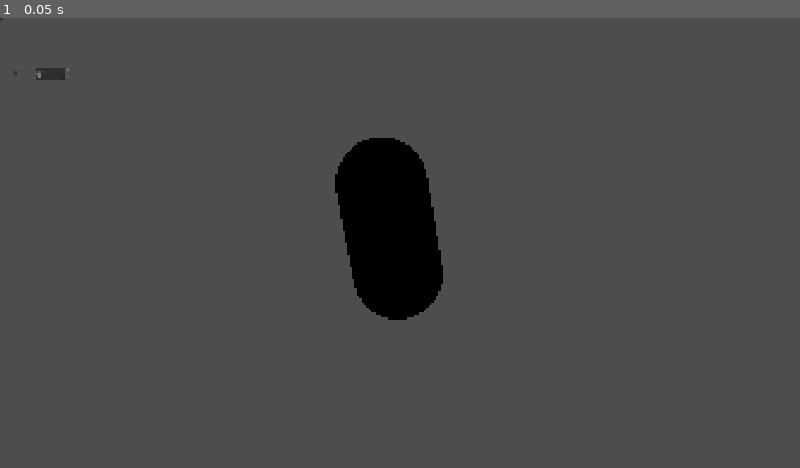
Above: before the commit, frame 1.
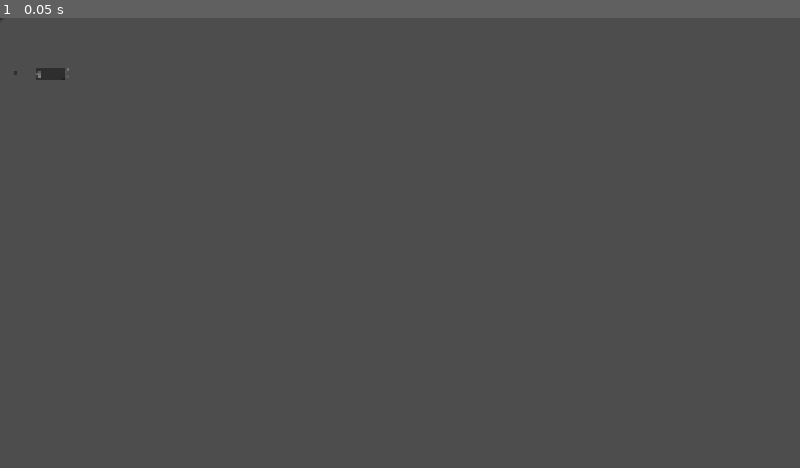
Above: after the commit, the same moment.

Repository: LeChenam/Mask
Game: Godot game, scene res://world.tscn
Same seed, same stepped clock (60 frames per second), same inputs: the game is played once before the commit and once after it. This scene is started directly instead of the project's main scene.
Inputs:
- Up to frame 1 (0.05 s): no input

The runs differ from the first frame. In frame 1, 4.2% of the frame differs, in the area x 41-56%, y 26-68%.

Commit message:
ajout d elogic v1 pour le jeu a implementer plus tard

Diff:
--- /dev/null
+++ b/mask/card.gd
@@ -0,0 +1,32 @@
+extends Area3D
+
+# Synchronisé via le MultiplayerSynchronizer
+@export var card_id : int = 0 :
+	set(value):
+		card_id = value
+		update_visuals()
+
+func _ready():
+	# Force la mise à jour visuelle à l'apparition
+	update_visuals()
+
+func update_visuals():
+	# LOGIQUE TEMPORAIRE GAME JAM (Pour tester sans textures)
+	# Si c'est MA carte (j'ai l'autorité) -> Je la vois en VERT
+	# Si c'est celle d'un autre -> Je la vois en ROUGE (Dos)
+	# Si c'est une carte commune (Autorité Serveur) -> Tout le monde la voit (BLEU)
+
+	var mesh = $MeshInstance3D # Assure-toi d'avoir un Mesh
+	if not mesh: return
+
+	var mat = StandardMaterial3D.new()
+
+	if is_multiplayer_authority():
+		mat.albedo_color = Color.GREEN
+		# Plus tard : mat.albedo_texture = load("res://cards/" + str(card_id) + ".png")
+	elif name.begins_with("Board"): # Carte au milieu
+		mat.albedo_color = Color.BLUE
+	else:
+		mat.albedo_color = Color.RED # Dos de carte
+
+	mesh.material_override = mat
--- a/mask/card.tscn
+++ b/mask/card.tscn
@@ -1,8 +1,11 @@
 [gd_scene format=3 uid="uid://c2dgxas7qt00"]
+
+[ext_resource type="Script" uid="uid://ca7gt1trelfgf" path="res://card.gd" id="1_kikvd"]
 
 [sub_resource type="SceneReplicationConfig" id="SceneReplicationConfig_nxf5b"]
 
 [node name="Card" type="Area3D" unique_id=1179918831]
+script = ExtResource("1_kikvd")
 
 [node name="MeshFace" type="MeshInstance3D" parent="." unique_id=86999491]
 
--- a/mask/player.gd
+++ b/mask/player.gd
@@ -17,3 +17,38 @@
 		# Désactive la caméra des autres pour pas voir à travers leurs yeux
 		if has_node("Camera3D"):
 			$Camera3D.current = false
+
+@rpc("call_local")
+func notify_turn(is_my_turn: bool):
+	if not is_multiplayer_authority(): return
+
+	if is_my_turn:
+		print("C'EST A MOI DE JOUER !")
+		# Affiche tes boutons UI ici (Miser, Coucher)
+		# $CanvasLayer/ButtonContainer.show()
+	else:
+		print("J'attends mon tour...")
+		# $CanvasLayer/ButtonContainer.hide()
+
+# Fonctions à connecter à tes boutons d'interface
+func _on_btn_miser_pressed():
+	# On envoie l'action au serveur
+	rpc_id(1, "server_receive_bet", 100)
+
+func _on_btn_coucher_pressed():
+	rpc_id(1, "server_receive_fold")
+
+# --- Actions reçues par le Serveur (définies ici pour simplifier) ---
+
+@rpc("any_peer", "call_local")
+func server_receive_bet(amount):
+	if not multiplayer.is_server(): return
+	print("Le joueur " + name + " veut miser " + str(amount))
+	# Ici, vérifie l'argent, ajoute au pot, puis :
+	#get_parent().get_parent().next_turn() # Retour au World pour passer la main
+
+@rpc("any_peer", "call_local")
+func server_receive_fold():
+	if not multiplayer.is_server(): return
+	print("Le joueur " + name + " se couche.")
+	# Gérer le fold...
--- a/mask/scripts/world.gd
+++ b/mask/scripts/world.gd
@@ -1,7 +1,11 @@
-extends Node
+extends Node3D
 
-# Assure-toi que tu as bien un noeud appelé "PlayerContainer" dans ta scène World
-# Assure-toi que tu as bien un MultiplayerSpawner configuré sur "PlayerContainer"
+enum GamePhase { WAITING, PRE_FLOP, FLOP, TURN, RIVER, SHOWDOWN }
+var current_phase = GamePhase.WAITING
+var deck = []
+var turn_index = 0
+
+@onready var card_container = $CardContainer
 
 func _ready():
 	# C'est ICI qu'on branche les câbles
@@ -42,3 +46,67 @@
 	# Petite astuce pour pas qu'ils spawnent tous au même endroit
 	var index = $PlayerContainer.get_child_count()
 	player.position = Vector3(index * 2.0, 1.0, 0) # 1.0 en Y pour pas tomber dans le sol
+
+# Fonction pour démarrer (à lier à un bouton "Start" sur l'UI du Host ou auto quand 2 joueurs sont là)
+func start_game():
+	if not multiplayer.is_server(): return
+	print("SERVEUR: Démarrage de la partie !")
+
+	# 1. Créer le deck
+	deck.clear()
+	for i in range(52): deck.append(i)
+	deck.shuffle()
+
+	# 2. Nettoyer la table
+	for c in card_container.get_children(): c.queue_free()
+
+	# 3. Lancer la phase 1
+	current_phase = GamePhase.PRE_FLOP
+	distribuer_mains()
+
+func distribuer_mains():
+	# Donner 2 cartes à chaque joueur
+	for i in range(2):
+		for player in $PlayerContainer.get_children():
+			distribuer_carte_a(player.name.to_int())
+			await get_tree().create_timer(0.2).timeout # Petit délai pour le style
+
+	next_turn()
+
+func distribuer_carte_a(target_id):
+	if deck.is_empty(): return
+
+	var card_val = deck.pop_back()
+	var card = preload("res://card.tscn").instantiate()
+
+	# Nom unique obligatoire pour le réseau
+	card.name = "Card_" + str(card_val) + "_" + str(randi())
+	card.card_id = card_val
+
+	card_container.add_child(card) # Le Spawner la montre à tout le monde
+
+	# DONNER L'AUTORITÉ AU JOUEUR (Il voit la face, les autres le dos)
+	card.set_multiplayer_authority(target_id)
+
+	# Déplacer vers le joueur
+	var player_node = $PlayerContainer.get_node(str(target_id))
+	# Position un peu devant le joueur
+	card.global_position = player_node.global_position + Vector3(0, 1.0, 0.5)
+
+func next_turn():
+	var players = $PlayerContainer.get_children()
+	if players.size() == 0: return
+
+	# Passer au suivant
+	turn_index = (turn_index + 1) % players.size()
+	var current_player_node = players[turn_index]
+	var pid = current_player_node.name.to_int()
+	print("C'est au tour du joueur : " + str(pid))
+
+	# Dire au joueur que c'est à lui (RPC vers le Player.gd)
+	# On suppose que Player.gd a une fonction "notify_turn"
+	current_player_node.rpc("notify_turn", true)
+
+func _input(event):
+	if multiplayer.is_server() and event.is_action_pressed("ui_accept"): # Touche Espace
+		start_game()
--- a/mask/world.tscn
+++ b/mask/world.tscn
@@ -27,9 +27,13 @@
 
 [node name="CardContainer" type="Node3D" parent="." unique_id=1925936243]
 
-[node name="MultiplayerSpawner" type="MultiplayerSpawner" parent="." unique_id=852467706]
+[node name="PlayerMultiplayerSpawner" type="MultiplayerSpawner" parent="." unique_id=852467706]
 _spawnable_scenes = PackedStringArray("uid://bxs7aak1prc1q")
 spawn_path = NodePath("../PlayerContainer")
+
+[node name="CardMultiplayerSpawner2" type="MultiplayerSpawner" parent="." unique_id=1260234672]
+_spawnable_scenes = PackedStringArray("uid://c2dgxas7qt00")
+spawn_path = NodePath("../CardContainer")
 
 [node name="CanvasLayer" type="CanvasLayer" parent="." unique_id=868651673]
 
@@ -65,6 +69,3 @@
 offset_bottom = 136.0
 
 [node name="PlayerContainer" type="Node" parent="." unique_id=183348286]
-
-[node name="Camera3D" type="Camera3D" parent="." unique_id=1177677792]
-transform = Transform3D(0.98260957, 0.17824826, -0.052018747, -0.1726574, 0.98016953, 0.09724755, 0.06832141, -0.08657495, 0.9938999, -0.08839284, 1.1592804, 3.262509)
Not shown, added: mask/card.gd.uid
